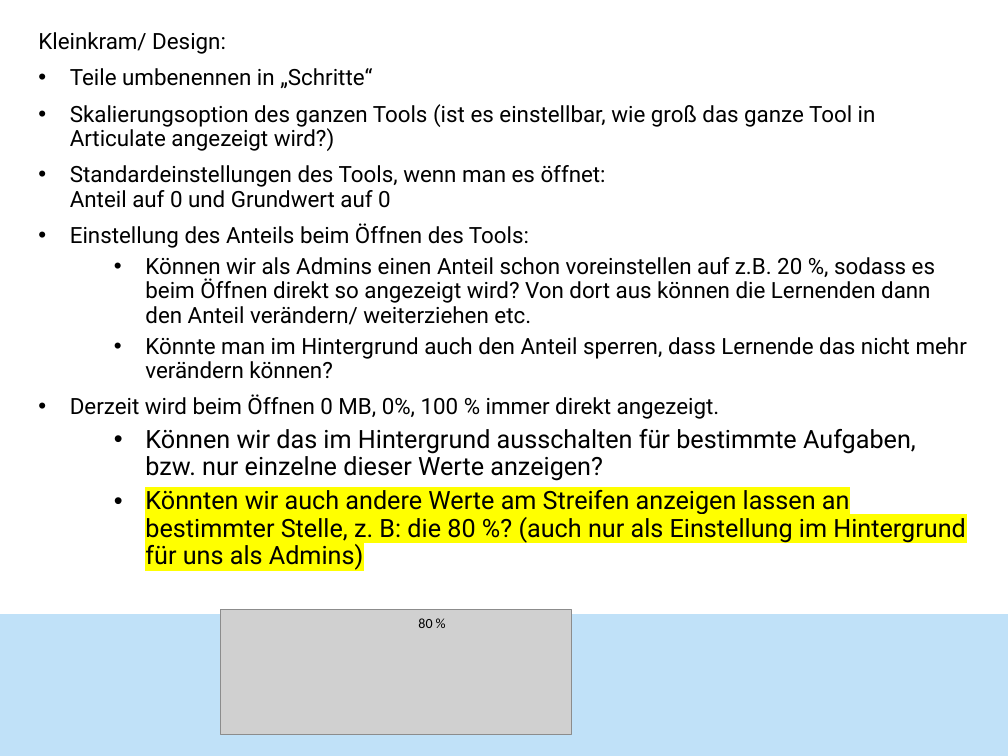
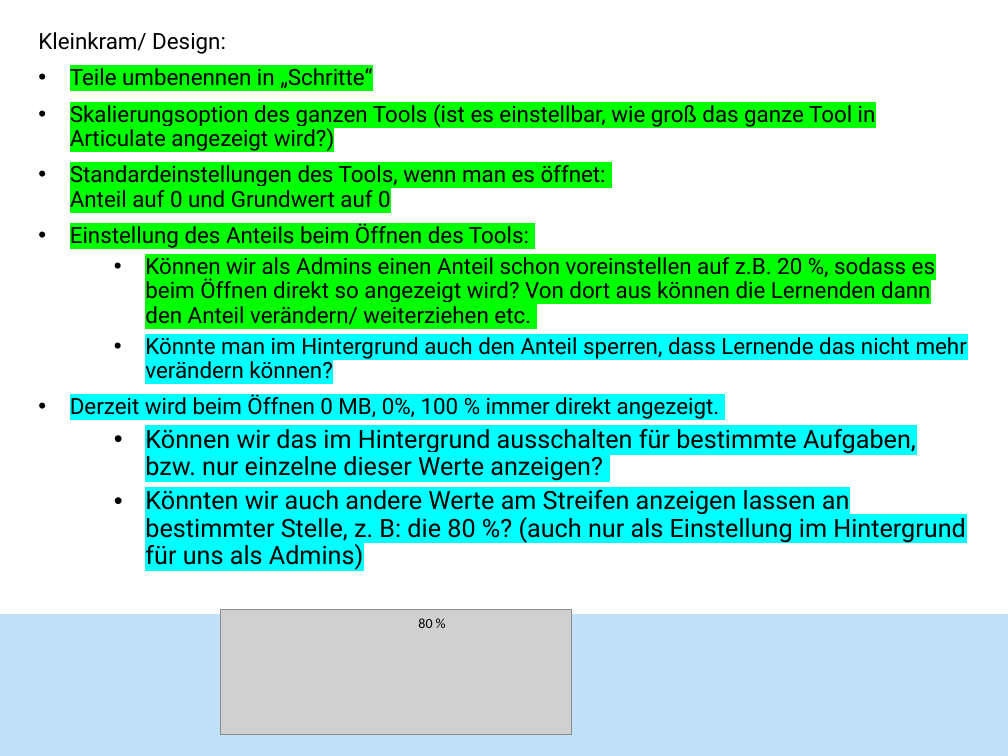
Before and after one commit to MismatchEta/divomath-VAMs, a slide deck: slide 2 of v3.0.0/Prozente_Tool_250603.pptx. Drawn at 1008x756 pixels with LibreOffice and Linux fonts; fonts in the diff are those of the drawing; grey boxes stand for pictures. Boxes give left, top, right and bottom in pixels: in the first picture for what was removed or moved away, otherwise in the second. Text is boxed around its words. In the diff, an @@ line names an element or a change of style, - is before the commit and + after.

Commit message:
highlighting in 3.0.0 pptx

```diff
--- a/v3.0.0/Prozente_Tool_250603.pptx
+++ b/v3.0.0/Prozente_Tool_250603.pptx
@@ text at [70, 64, 967, 570]: highlight none to #00FF00 in "Teile umbenennen in „Schritte“", "Skalierungsoption des ganzen Tools (ist es einstellbar, ...", "Standardeinstellungen des Tools, wenn man es öffnet: ...", "Einstellung des Anteils beim Öffnen des Tools:" and 1 more places; highlight none to #00FFFF in "Könnte man im Hintergrund auch den Anteil ...", "Derzeit wird beim Öffnen 0 MB, 0%, ...", "Können wir das im Hintergrund ausschalten für ..."; highlight #FFFF00 to #00FFFF in "Könnten wir auch andere Werte am Streifen ..." @@
```
